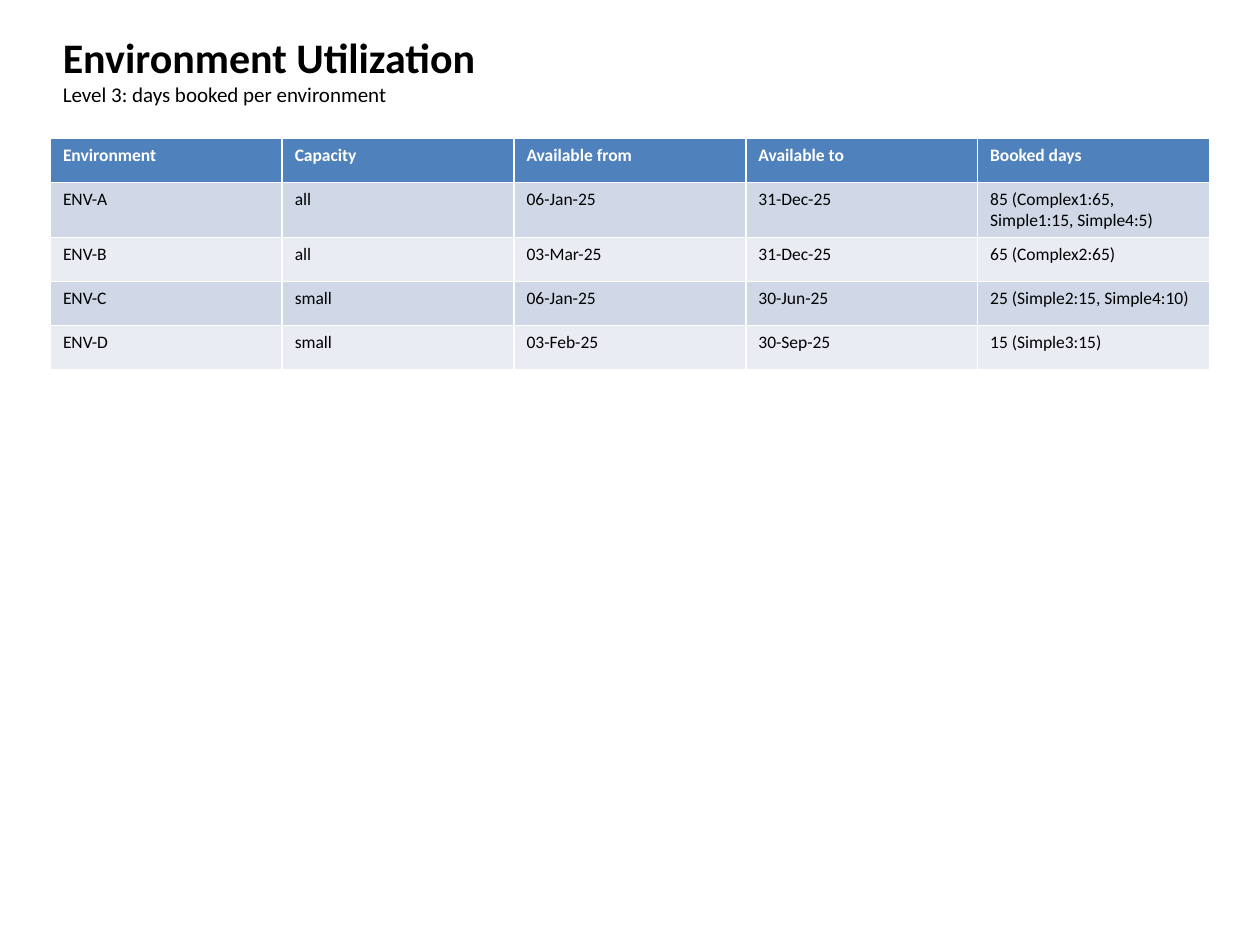
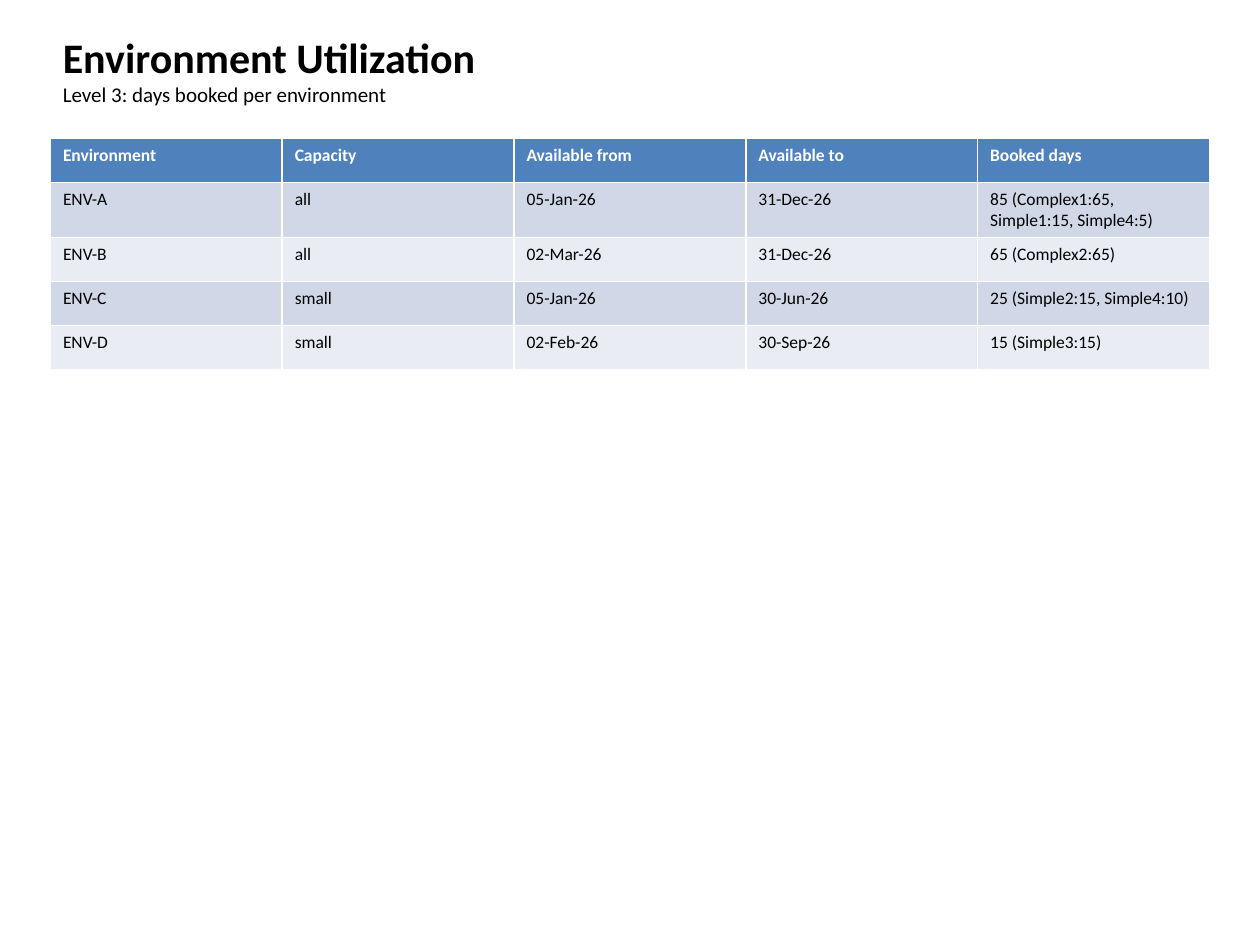
Before and after one commit to larsrude/projplan40, a slide deck: slide 8 of migration_plan.pptx. Drawn at 1260x945 pixels with LibreOffice and Linux fonts; fonts in the diff are those of the drawing. Boxes give left, top, right and bottom in pixels: in the first picture for what was removed or moved away, otherwise in the second. Text is boxed around its words. In the diff, an @@ line names an element or a change of style, - is before the commit and + after.

```diff
--- a/migration_plan.pptx
+++ b/migration_plan.pptx
@@ table at box(50, 139, 1210, 359) @@
-row 2, column 3: 06-Jan-25
+row 2, column 3: 05-Jan-26
-row 2, column 4: 31-Dec-25
+row 2, column 4: 31-Dec-26
-row 3, column 3: 03-Mar-25
+row 3, column 3: 02-Mar-26
-row 3, column 4: 31-Dec-25
+row 3, column 4: 31-Dec-26
-row 4, column 3: 06-Jan-25
+row 4, column 3: 05-Jan-26
-row 4, column 4: 30-Jun-25
+row 4, column 4: 30-Jun-26
-row 5, column 3: 03-Feb-25
+row 5, column 3: 02-Feb-26
-row 5, column 4: 30-Sep-25
+row 5, column 4: 30-Sep-26
```
Also in this commit, not shown: 8 other slides changed, 1 other file.
